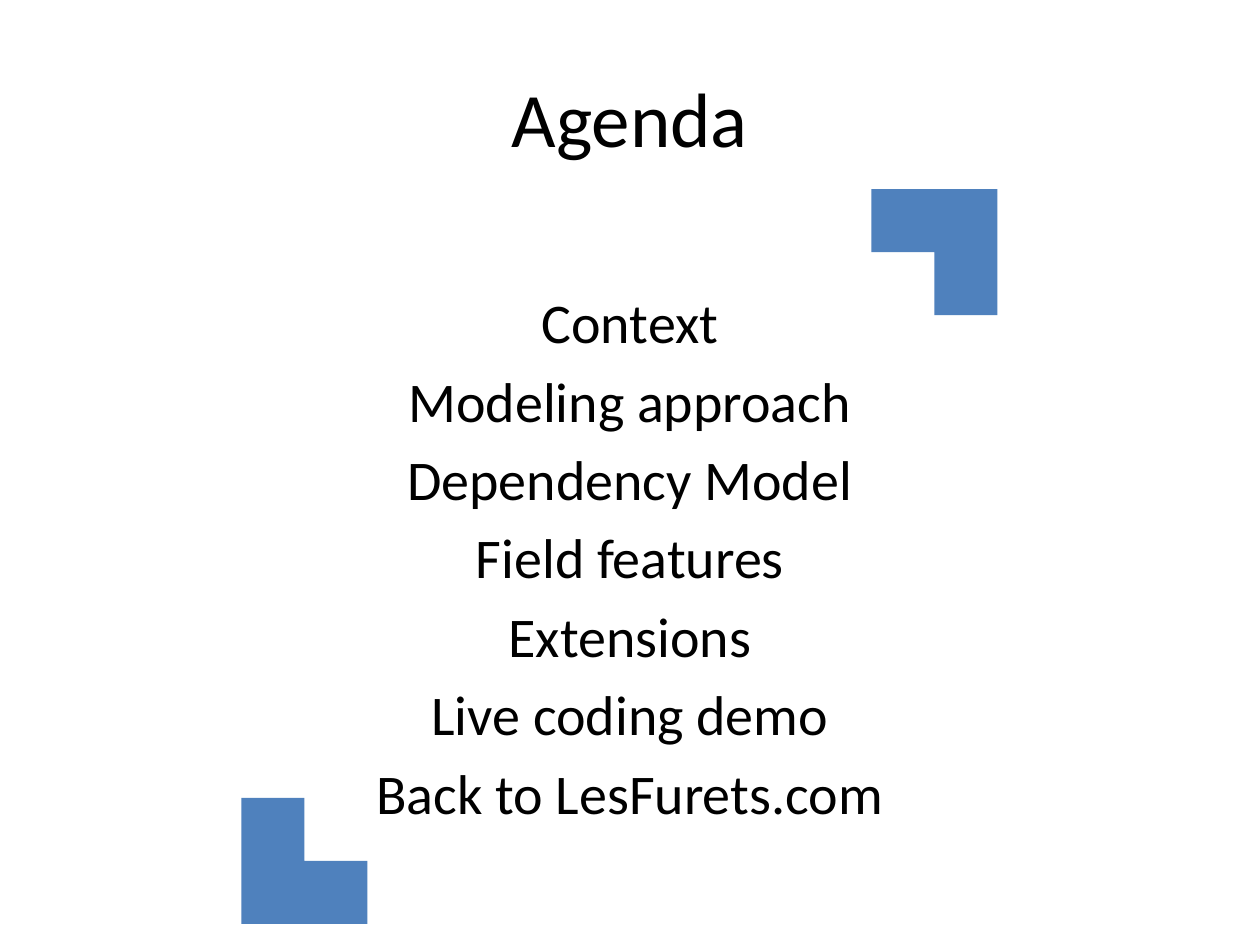
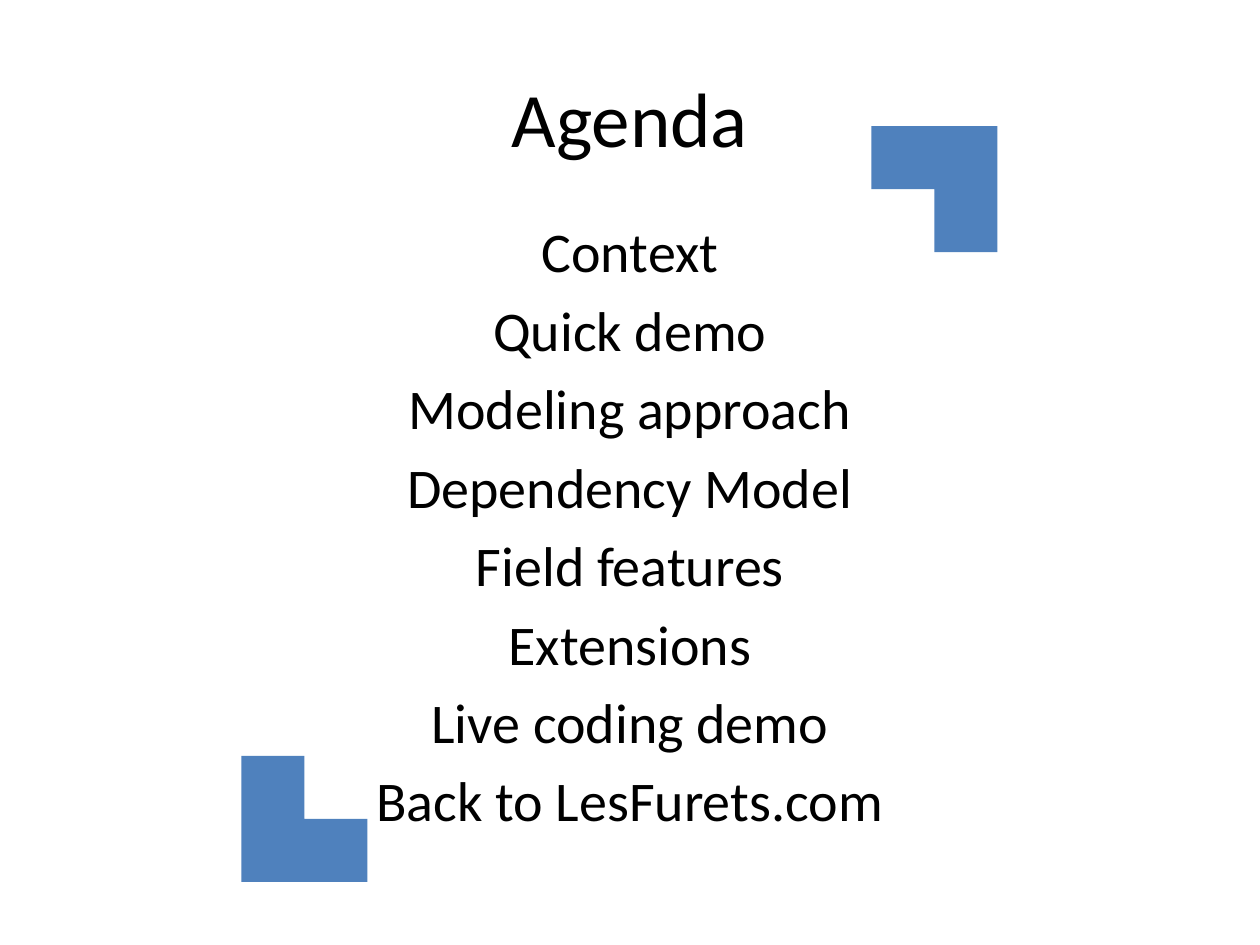
Before and after one commit to lesfurets/mdl4ui, a slide deck: slide 3 of mdl4ui-docs/mdl4ui_cg2013.pptx. Drawn at 1260x945 pixels with LibreOffice and Linux fonts; fonts in the diff are those of the drawing; background and template pictures are left out. Boxes give left, top, right and bottom in pixels: in the first picture for what was removed or moved away, otherwise in the second. Text is boxed around its words. In the diff, an @@ line names an element or a change of style, - is before the commit and + after.

Commit message:
live coding steps update
slides update
screenshot update

```diff
--- a/mdl4ui-docs/mdl4ui_cg2013.pptx
+++ b/mdl4ui-docs/mdl4ui_cg2013.pptx
@@ corner: place and size @@
-corner at (872, 189, 998, 315)
+corner at (872, 126, 998, 252)
@@ text "Context": place and size @@
-text "Context" at (376, 306, 883, 815)
+text "Context" at (376, 235, 883, 822)
@@ text at (493, 312, 767, 359): paragraph added @@
+Quick demo
@@ corner: place and size @@
-corner at (242, 798, 368, 924)
+corner at (242, 756, 368, 882)
```
Also in this commit, not shown: 10 other slides changed, 1 slide added, 1 slide removed, 3 other files.
